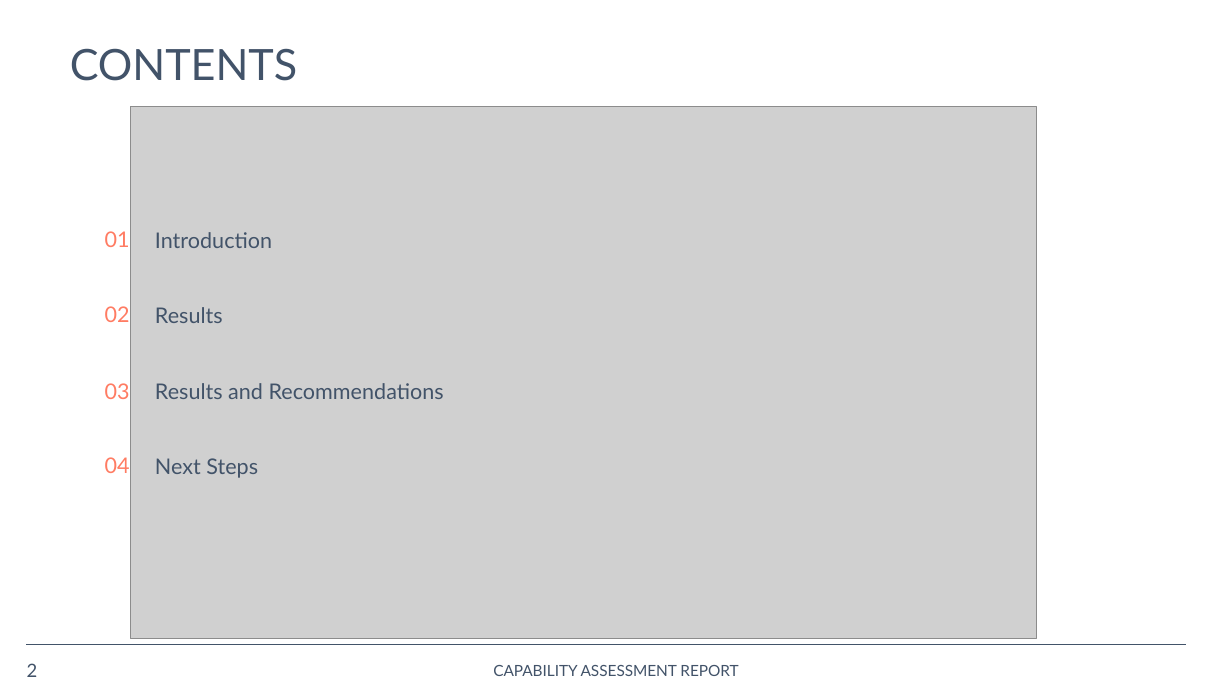
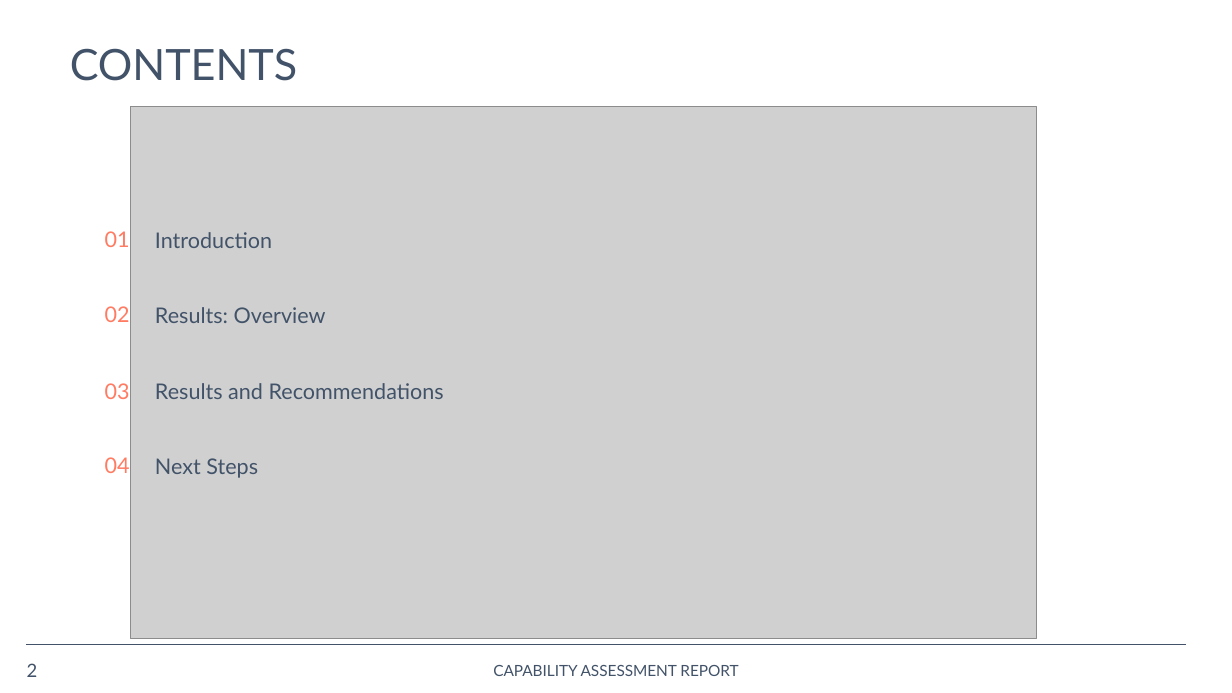
Before and after one commit to opus-meum/power-automate, a slide deck: slide 2 of Capability Assessment Report.pptx. Drawn at 1232x693 pixels with LibreOffice and Linux fonts; fonts in the diff are those of the drawing; grey boxes stand for pictures; background and template pictures are left out. Boxes give left, top, right and bottom in pixels: in the first picture for what was removed or moved away, otherwise in the second. Text is boxed around its words. In the diff, an @@ line names an element or a change of style, - is before the commit and + after.

```diff
--- a/Capability Assessment Report.pptx
+++ b/Capability Assessment Report.pptx
@@ text at <box>155,307,326,323</box>: text changed @@
-Results
+Results: Overview
```
Also in this commit, not shown: 1 other file.
